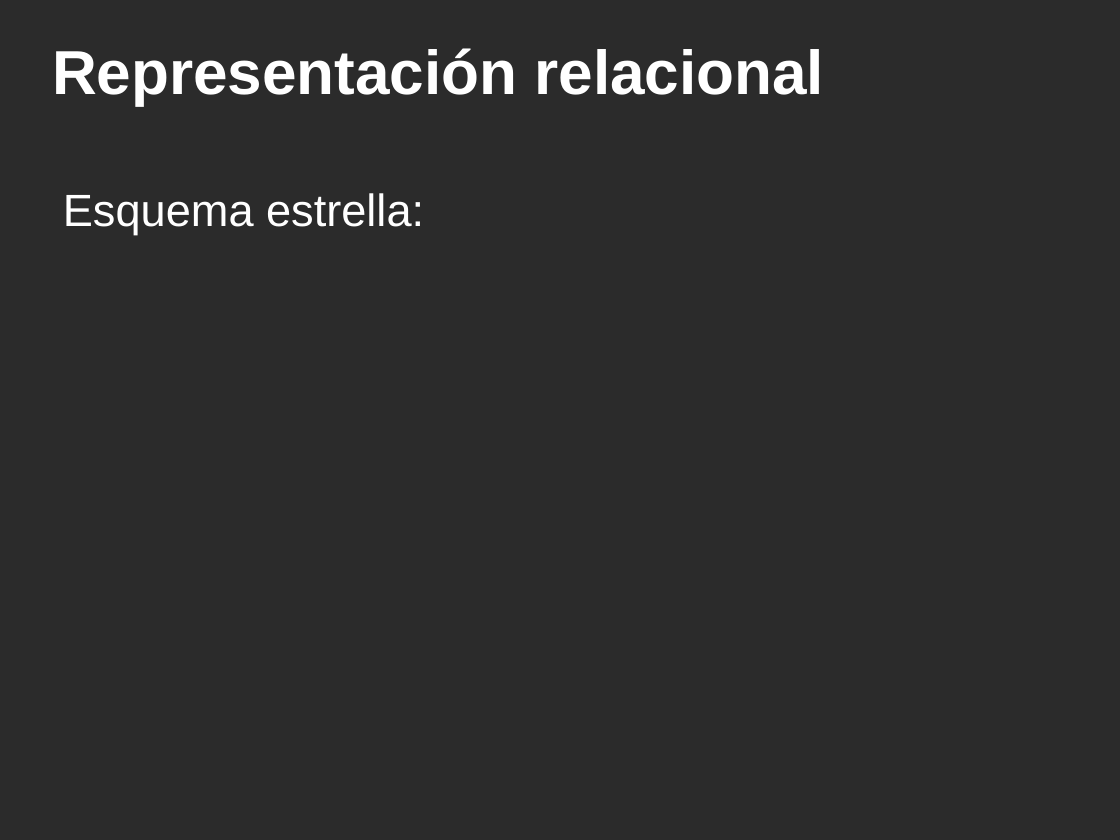
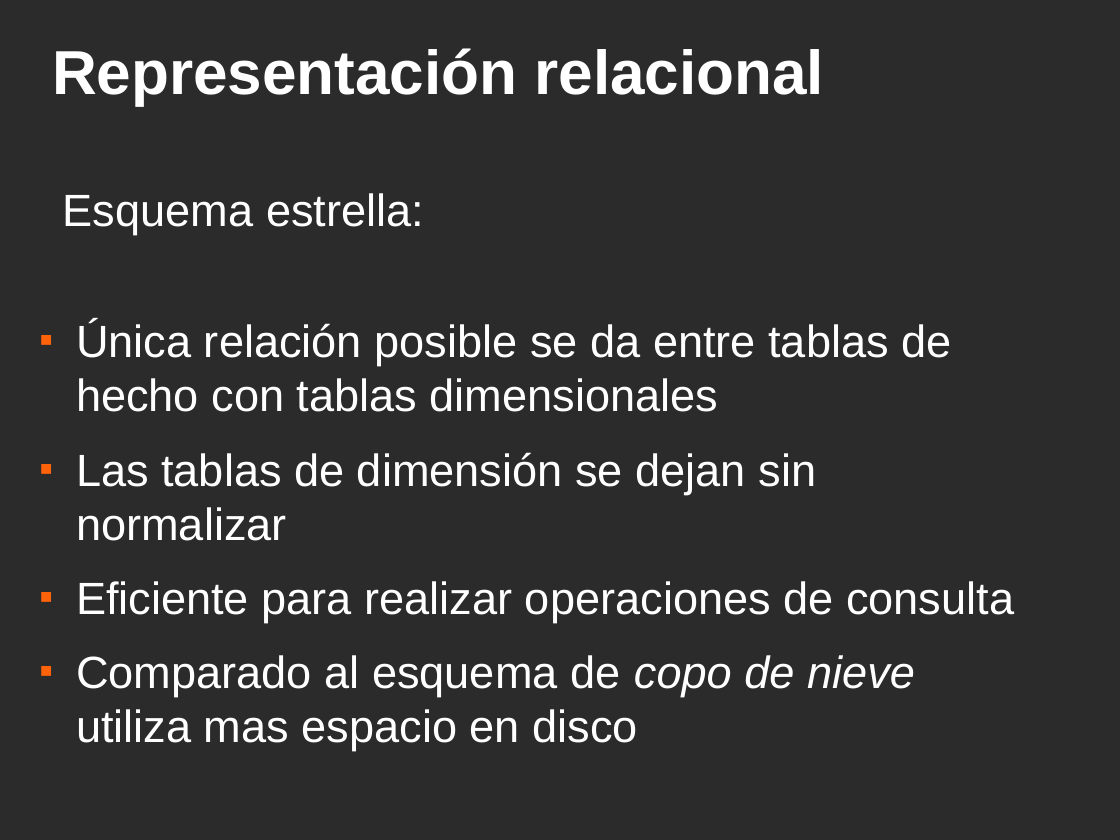
Before and after one commit to ervin45/proyectofinal, a slide deck: slide 13 of doc/material_para_la_catedra/presentacion_final/presentacion_final.odp. Drawn at 1120x840 pixels with LibreOffice and Linux fonts; fonts in the diff are those of the drawing; background and template pictures are left out; a plain dark background stands for a picture behind light text. Boxes give left, top, right and bottom in pixels: in the first picture for what was removed or moved away, otherwise in the second. Text is boxed around its words. In the diff, an @@ line names an element or a change of style, - is before the commit and + after.

```diff
--- a/doc/material_para_la_catedra/presentacion_final/presentacion_final.odp
+++ b/doc/material_para_la_catedra/presentacion_final/presentacion_final.odp
@@ text added at (x1=76, y1=322, x2=1014, y2=751), 32 pt, text #FFFFFF @@
+■ Única relación posible se da entre tablas de hecho con tablas dimensionales
+■ Las tablas de dimensión se dejan sin normalizar
+■ Eficiente para realizar operaciones de consulta
+■ Comparado al esquema de copo de nieve utiliza mas espacio en disco
```
Also in this commit, not shown: 10 other slides changed.
